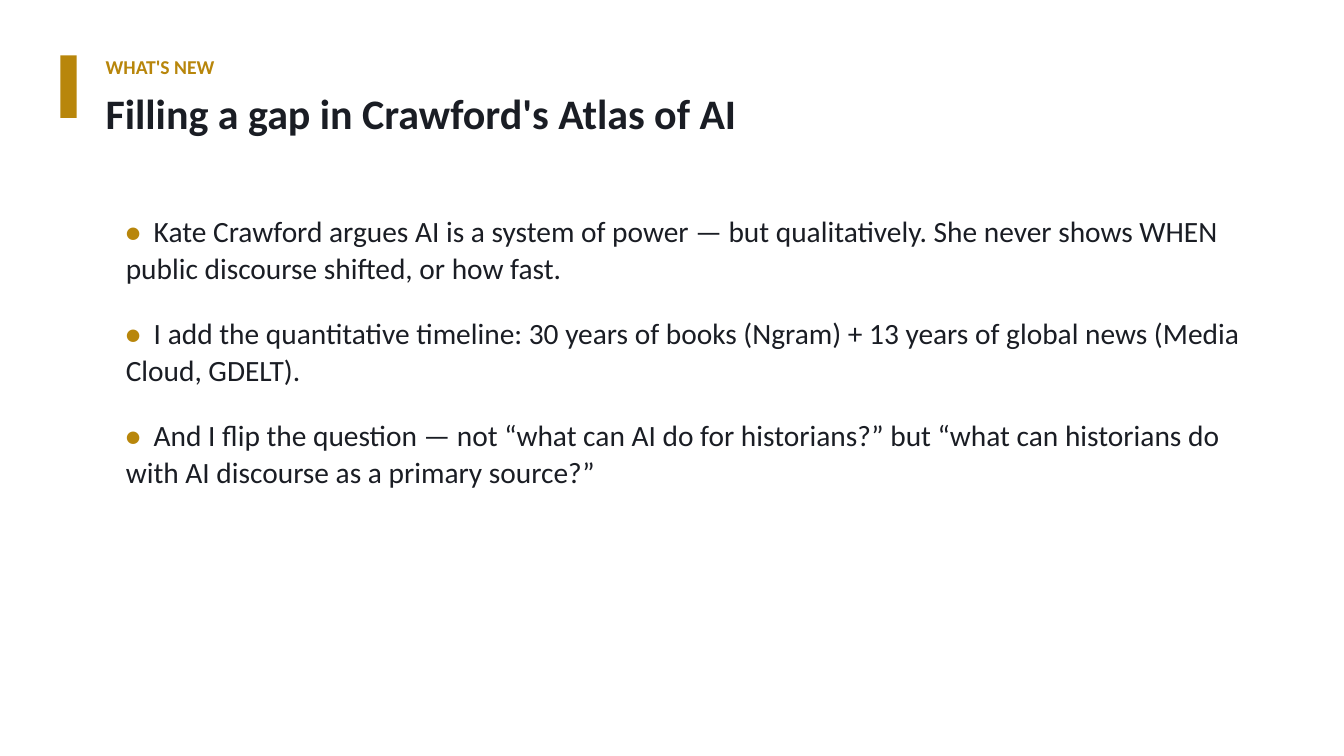
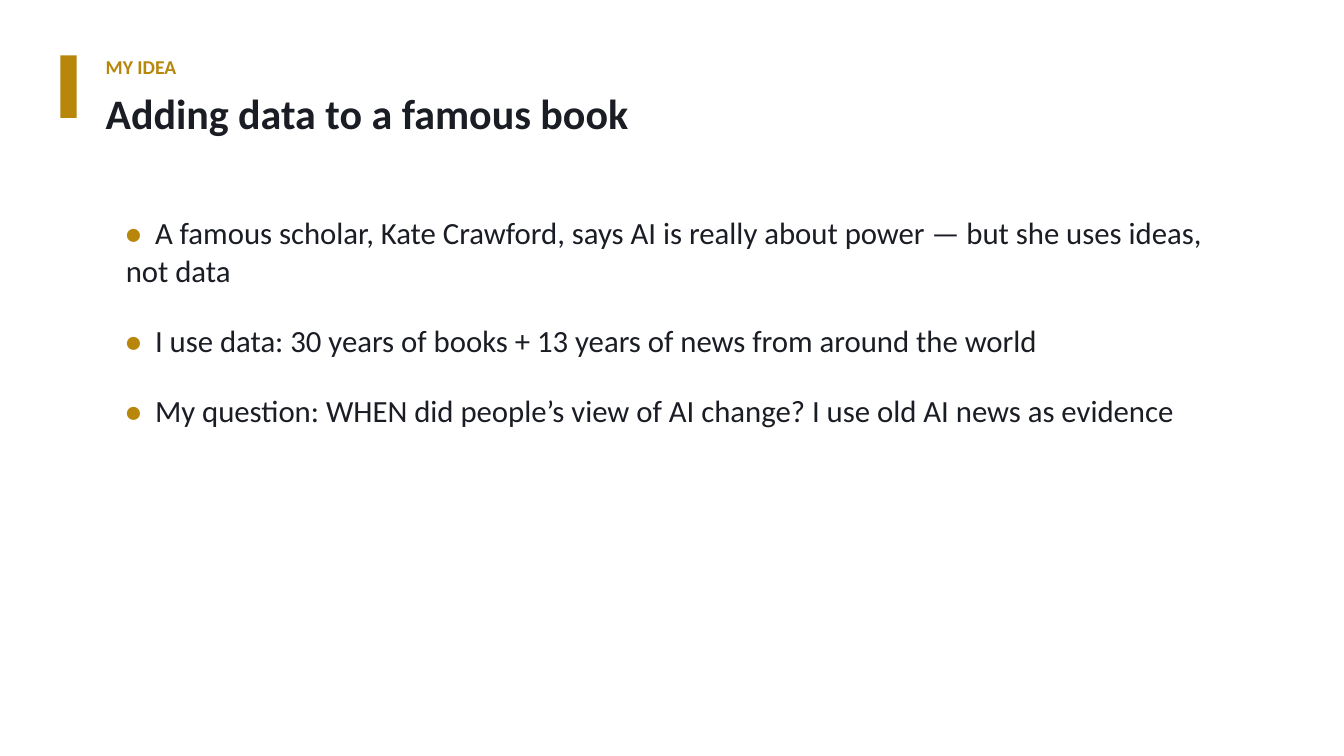
Before and after one commit to Potchara1411/Digital-history-project, a slide deck: slide 2 of ai_discourse_4min.pptx. Drawn at 1344x756 pixels with LibreOffice and Linux fonts; fonts in the diff are those of the drawing. Boxes give left, top, right and bottom in pixels: in the first picture for what was removed or moved away, otherwise in the second. Text is boxed around its words. In the diff, an @@ line names an element or a change of style, - is before the commit and + after.

```diff
--- a/ai_discourse_4min.pptx
+++ b/ai_discourse_4min.pptx
@@ text at box(106, 61, 176, 74): text changed @@
-WHAT'S NEW
+MY IDEA
@@ text at box(106, 99, 628, 136): text changed @@
-Filling a gap in Crawford's Atlas of AI
+Adding data to a famous book
@@ text at box(126, 222, 1202, 428): text changed; size 21 to 22 pt @@
-• Kate Crawford argues AI is a system of power — but qualitatively. She never shows WHEN public discourse shifted, or how fast.
-• I add the quantitative timeline: 30 years of books (Ngram) + 13 years of global news (Media Cloud, GDELT).
-• And I flip the question — not “what can AI do for historians?” but “what can historians do with AI discourse as a primary source?”
+• A famous scholar, Kate Crawford, says AI is really about power — but she uses ideas, not data
+• I use data: 30 years of books + 13 years of news from around the world
+• My question: WHEN did people’s view of AI change? I use old AI news as evidence
```
Also in this commit, not shown: 6 other slides changed, 2 other files.
